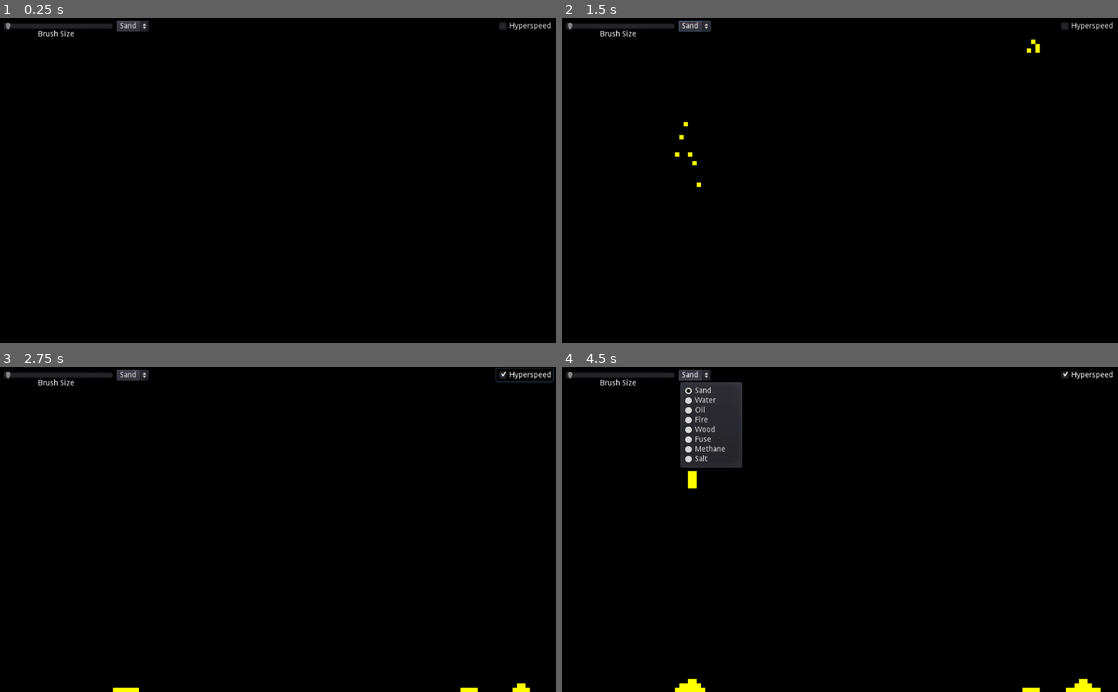
Above: before the commit, frames 1-4 (two rows, left to right).
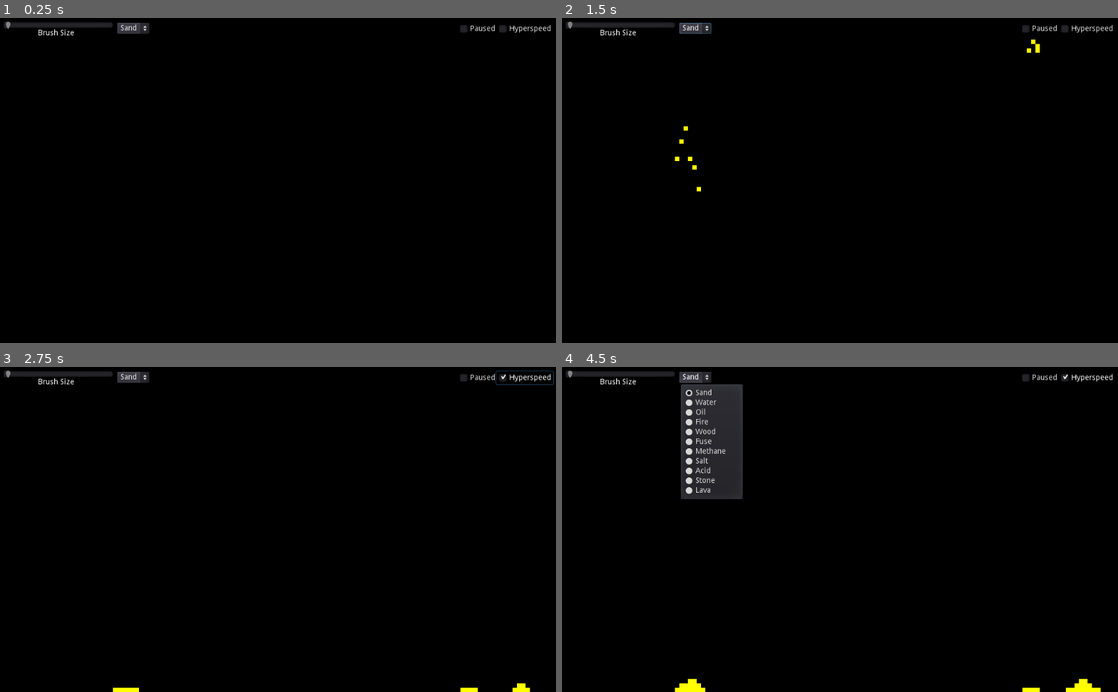
Above: after the commit, the same moments.

Repository: jhonnystene/sandbox
Game: Godot game, scene res://Sandbox.tscn
The game is run twice, just before and just after one commit, with the same random seed, the same clock (stepped at 60 frames per second) and the same inputs.
Inputs (mouse positions are in pixels of both pictures, inside the frame that each line leads up to):
- Up to frame 1 (0.25 s): no input
- Up to frame 2 (1.5 s): click "Sand" at 0.5 s; click (1040, 27) at 1.25 s, where only the run after the commit has a clickable "Paused"
- Up to frame 3 (2.75 s): click "Hyperspeed" at 2 s
- Up to frame 4 (4.5 s): click "Sand" at 2.75 s; click "Hyperspeed" at 3.5 s; click "Sand" at 4.25 s

The runs differ from the first frame. In frame 1, 0.6% of the frame differs, in the area x 0-99%, y 0-6%; in frame 2, 0.7%; in frame 3, 0.7%; in frame 4, 2.3%, in the area x 0-100%, y 0-41%.

Commit message:
More 1.1.0 stuff

Diff:
--- a/Sandbox.gd
+++ b/Sandbox.gd
@@ -18,6 +18,8 @@
 # Liquid
 const TYPE_WATER = {"color": Color(0, 112, 217), "density": 1, "flammable": false, "physics_passes": 3, "physics_material": "liquid", "physics_chance": 75, "simulation_material": "water", "viscosity": 70, "flow_direction": -1}
 const TYPE_OIL = {"color": Color("#6e0b46"), "density": 2, "flammable": true, "burn_time": 0.3, "physics_passes": 2, "physics_material": "liquid", "physics_chance": 75, "simulation_material": "none", "viscosity": 95, "flow_direction": -1}
+const TYPE_ACID = {"color": Color("#066b17"), "density": 1, "flammable": false, "physics_passes": 3, "physics_material": "liquid", "physics_chance": 75, "simulation_material": "acid", "viscosity": 70, "flow_direction": -1}
+const TYPE_LAVA = {"color": Color("#e07800"), "density": 3, "flammable": false, "physics_passes": 2, "physics_material": "liquid", "physics_chance": 75, "simulation_material": "lava", "viscosity": 70, "flow_direction": -1}
 
 # Gas
 const TYPE_STEAM = {"color": Color("#9fd6fc"), "density": 0, "flammable": false, "physics_passes": 1, "physics_material": "rising", "physics_chance": 75, "flow_direction": -1, "simulation_material": "steam"}
@@ -25,13 +27,14 @@
 
 # Solid
 const TYPE_WOOD = {"color": Color("#634f1a"), "density": 5, "flammable": true, "burn_time": 3, "physics_material": "solid", "simulation_material": "none"}
+const TYPE_STONE = {"color": Color("#8c8c8c"), "density": 5, "flammable": false, "burn_time": 3, "physics_material": "solid", "simulation_material": "none"}
 const TYPE_FUSE = {"color": Color("#27a308"), "density": 5, "flammable": true, "burn_time": 0.3, "physics_material": "solid", "simulation_material": "none"}
 
 # Burning
 const TYPE_FIRE = {"color": Color("#edab26"), "density": 9, "flammable": false, "physics_material": "none", "simulation_material": "fire", "time_to_live": 0.1}
 const TYPE_EMBER = {"color": Color("#d8eb10"), "density": 0, "flammable": false, "physics_passes": 1, "physics_material": "rising", "physics_chance": 75, "flow_direction": -1, "simulation_material": "fire", "time_to_live": 1}
 
-const TYPE_TRANSLATION = {"Sand": TYPE_SAND, "Water": TYPE_WATER, "Oil": TYPE_OIL, "Fire": TYPE_FIRE, "Wood": TYPE_WOOD, "Fuse": TYPE_FUSE, "Methane": TYPE_METHANE, "Salt": TYPE_SALT}
+const TYPE_TRANSLATION = {"Sand": TYPE_SAND, "Water": TYPE_WATER, "Oil": TYPE_OIL, "Fire": TYPE_FIRE, "Wood": TYPE_WOOD, "Fuse": TYPE_FUSE, "Methane": TYPE_METHANE, "Salt": TYPE_SALT, "Acid": TYPE_ACID, "Stone": TYPE_STONE, "Lava": TYPE_LAVA}
 
 var selected = TYPE_SAND
 
@@ -172,7 +175,7 @@
 
 			# MATERIAL SIMULATION
 			if(IsMaterial(pixel, "fire")):
-				var spread_rate = 25
+				var spread_rate = 15
 				if(IsFlammable(x - 1, y - 1) and rand_range(0, 100) < spread_rate):
 					SetPixel(x - 1, y - 1, TYPE_FIRE, {"time_to_live": world[x - 1][y - 1]["burn_time"]})
 				if(IsFlammable(x, y - 1) and rand_range(0, 100) < spread_rate):
@@ -212,6 +215,21 @@
 			elif(IsMaterial(pixel, "salt")):
 				if(IsInWater(x, y) and rand_range(0, 100) < 15):
 					SetPixel(x, y, TYPE_WATER)
+			elif(IsMaterial(pixel, "acid")):
+				if not(IsSwappable(x, y, x, y + 1)):
+					if(rand_range(0, 100) < 25):
+						SetPixel(x, y + 1, TYPE_AIR)
+			elif(IsMaterial(pixel, "lava")):
+				if(y != worldHeight - 1):
+					if not(IsSwappable(x, y, x, y + 1)):
+						if(rand_range(0, 100) < 25 && (IsFlammable(x, y + 1) or IsMaterial(world[x][y + 1], "fire"))):
+							SetPixel(x, y + 1, TYPE_AIR)
+
+				if(x != 0 and IsFlammable(x - 1, y)):
+					SetPixel(x - 1, y, TYPE_FIRE)
+
+				if(x != worldWidth - 1 and IsFlammable(x + 1, y)):
+					SetPixel(x + 1, y, TYPE_FIRE)
 
 			# PHYSICS SIMULATION
 			if(IsType(pixel, TYPE_AIR)): # Air
@@ -287,6 +305,8 @@
 	$Display.texture.set_flags(0)
 
 func _process(delta):
+	if($UI/Paused.pressed):
+		return
 	selected = TYPE_TRANSLATION[$UI/OptionButton.text]
 
 	if(Input.is_mouse_button_pressed(BUTTON_LEFT)):
--- a/Sandbox.tscn
+++ b/Sandbox.tscn
@@ -22,11 +22,21 @@
 "_edit_use_anchors_": false
 }
 
+[node name="ColorRect" type="ColorRect" parent="UI"]
+margin_right = 1024.0
+margin_bottom = 40.0
+hint_tooltip = "Version 1.1.0 - Thank you for playing!"
+color = Color( 0, 0, 0, 0.611765 )
+__meta__ = {
+"_edit_use_anchors_": false
+}
+
 [node name="HSlider" type="HSlider" parent="UI"]
-margin_left = 6.54174
-margin_top = 6.98991
-margin_right = 207.542
-margin_bottom = 22.9899
+margin_left = 7.48562
+margin_top = 5.10216
+margin_right = 208.486
+margin_bottom = 21.1022
+hint_tooltip = "Brush size."
 min_value = 2.0
 max_value = 9.0
 value = 2.0
@@ -39,20 +49,35 @@
 margin_top = 15.5
 margin_right = 130.0
 margin_bottom = 29.5
+hint_tooltip = "Label telling you the above slider is for brush size."
+mouse_filter = 1
 text = "Brush Size"
 
 [node name="OptionButton" type="OptionButton" parent="UI"]
-margin_left = 215.401
-margin_top = 5.08246
-margin_right = 244.401
-margin_bottom = 25.0825
+margin_left = 215.776
+margin_top = 8.82822
+margin_right = 244.776
+margin_bottom = 28.8282
+hint_tooltip = "Currently selected cell type."
 
 [node name="Hyperspeed" type="CheckBox" parent="UI"]
 margin_left = 914.062
-margin_top = 2.6727
+margin_top = 8.1727
 margin_right = 1019.06
-margin_bottom = 26.6727
+margin_bottom = 32.1727
+hint_tooltip = "Speeds up simulation but ruins some effects."
 text = "Hyperspeed"
+__meta__ = {
+"_edit_use_anchors_": false
+}
+
+[node name="Paused" type="CheckBox" parent="UI"]
+margin_left = 841.665
+margin_top = 7.94888
+margin_right = 915.665
+margin_bottom = 31.9489
+hint_tooltip = "Pauses simulation."
+text = "Paused"
 __meta__ = {
 "_edit_use_anchors_": false
 }
Not shown, changed: Changelogs/1.1.0
